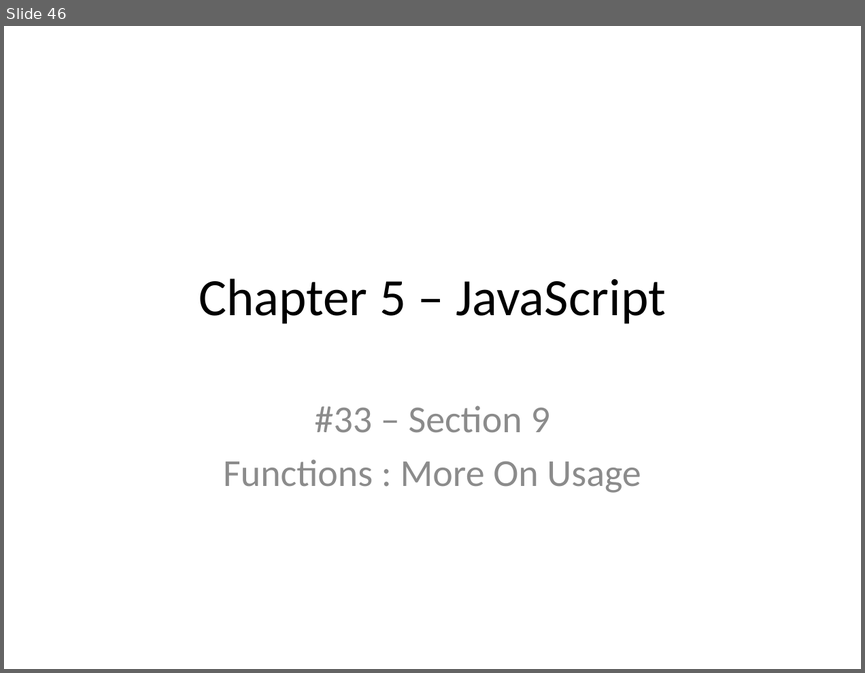
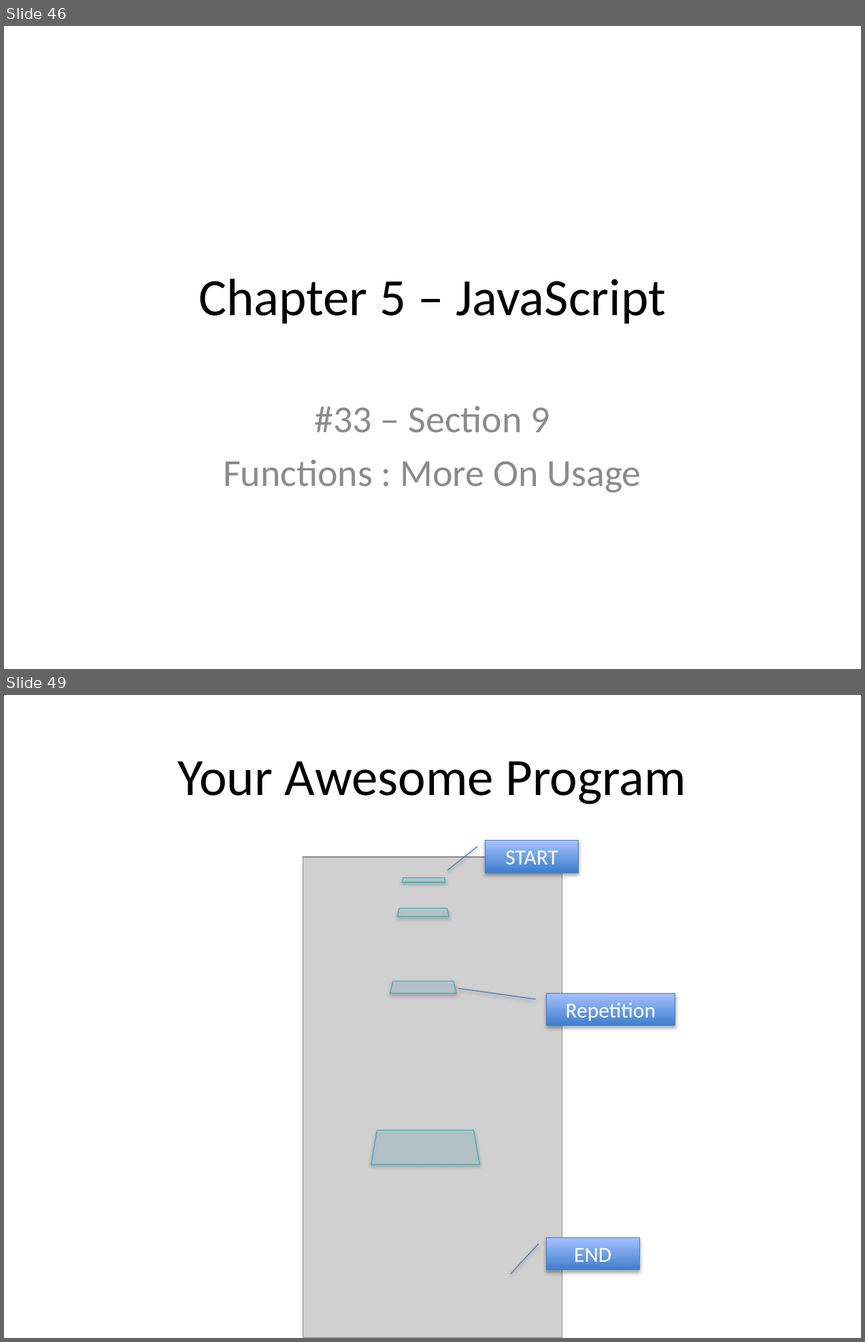
Before and after one commit to xiliax/web-programming-fundamentals, a slide deck: docs/learn-computer-programming.pptx. Shown one above the other, each under a label of ours: slide 46 before the commit, slides 46 and 49 after it; the slides between them are not shown. The pictures are 865x673 and 865x1342 pixels, drawn with LibreOffice and Linux fonts; fonts in the diff are those of the drawing; grey boxes stand for pictures. Boxes give left, top, right and bottom in pixels: in the first picture for what was removed or moved away, otherwise in the second. Text is boxed around its words. In the diff, an @@ line names an element or a change of style, - is before the commit and + after.

```diff
--- a/docs/learn-computer-programming.pptx
+++ b/docs/learn-computer-programming.pptx
@@ slide 49 added at (4, 695, 861, 1338), background #FFFFFF @@
@@ title added at (178, 761, 687, 804), 44 pt, text #000000 @@
+Your Awesome Program
@@ picture added at (303, 857, 562, 1338) @@
@@ border callout added at (485, 841, 579, 872), fill gradient #3F80CE to #A4C4FF, outline #4B7EBC 0.75 pt, 18 pt, text #FFFFFF @@
+START
@@ trapezoid added at (402, 877, 445, 882), fill #B7DEE8 at 40% opacity, outline #46AAC5 0.75 pt @@
@@ trapezoid added at (397, 909, 449, 916), fill #B7DEE8 at 40% opacity, outline #46AAC5 0.75 pt @@
@@ trapezoid added at (390, 981, 456, 993), fill #B7DEE8 at 40% opacity, outline #46AAC5 0.75 pt @@
@@ border callout added at (547, 993, 675, 1025), fill gradient #3F80CE to #A4C4FF, outline #4B7EBC 0.75 pt, 18 pt, text #FFFFFF @@
+Repetition
@@ trapezoid added at (372, 1130, 479, 1164), fill #B7DEE8 at 40% opacity, outline #46AAC5 0.75 pt @@
@@ border callout added at (547, 1238, 640, 1269), fill gradient #3F80CE to #A4C4FF, outline #4B7EBC 0.75 pt, 18 pt, text #FFFFFF @@
+END
```
Also in this commit, not shown: 3 slides changed, 4 other slides added, 1 other file.
